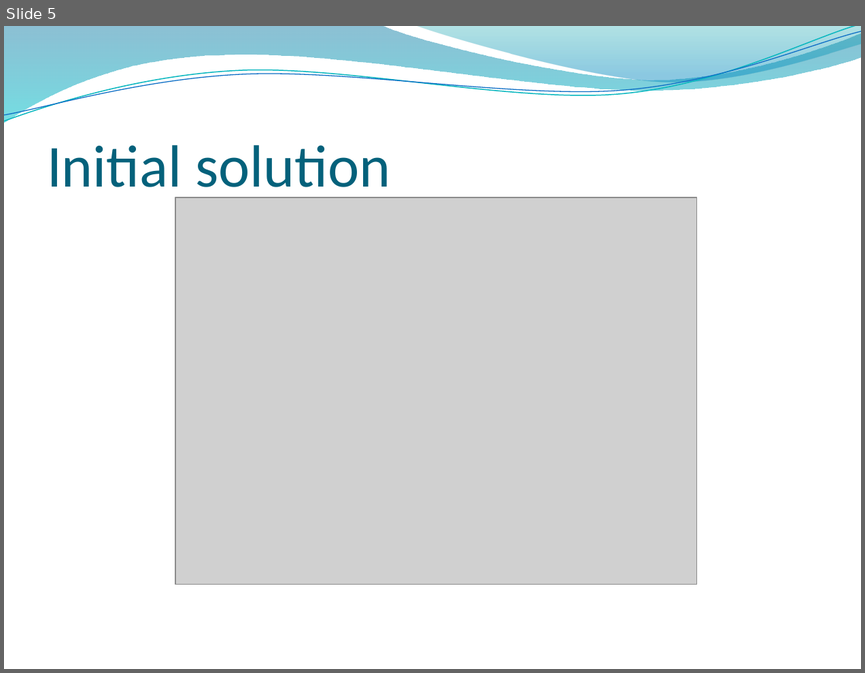
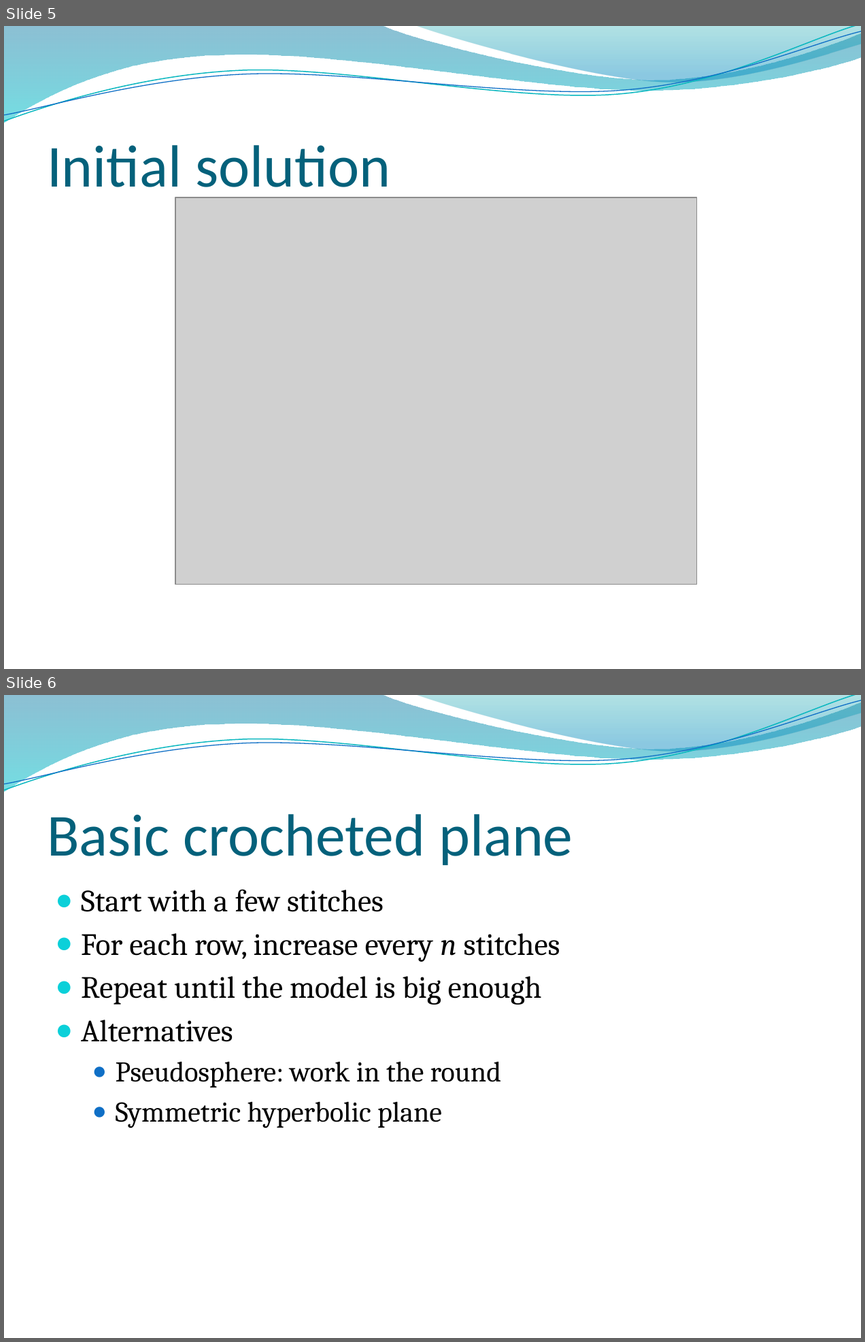
Before and after one commit to velociraptors/math361, a slide deck: hplanes.pptx. Shown one above the other, each under a label of ours: slide 5 before the commit, slides 5 and 6 after it. The pictures are 865x673 and 865x1342 pixels, drawn with LibreOffice and Linux fonts; fonts in the diff are those of the drawing; grey boxes stand for pictures; background and template pictures are left out. Boxes give left, top, right and bottom in pixels: in the first picture for what was removed or moved away, otherwise in the second. Text is boxed around its words. In the diff, an @@ line names an element or a change of style, - is before the commit and + after.

Commit message:
pseudosphere

```diff
--- a/hplanes.pptx
+++ b/hplanes.pptx
@@ slide 6 added at [4, 695, 861, 1338], background picture (left out); not listed: 4 template elements that a slide beside it also shows @@
@@ title added at [47, 814, 572, 865], 50 pt, text #04617B @@
+Basic crocheted plane
@@ text added at [81, 889, 560, 1127], 26 pt, text #000000 @@
+● Start with a few stitches
+● For each row, increase every n stitches
+● Repeat until the model is big enough
+● Alternatives
+  ● Pseudosphere: work in the round
+  ● Symmetric hyperbolic plane
```
Also in this commit, not shown: 1 other slide added, 1 slide removed, 1 other file.
